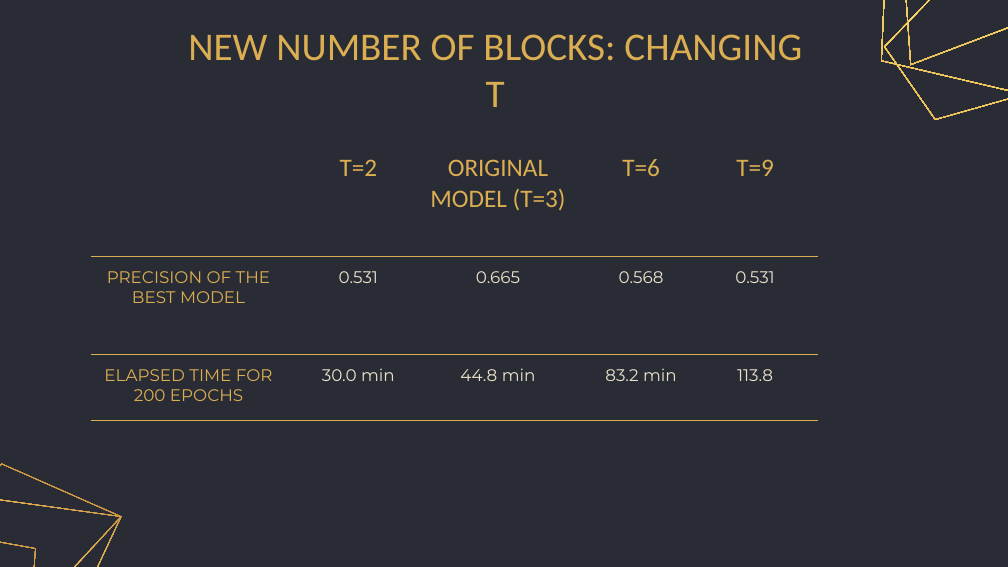
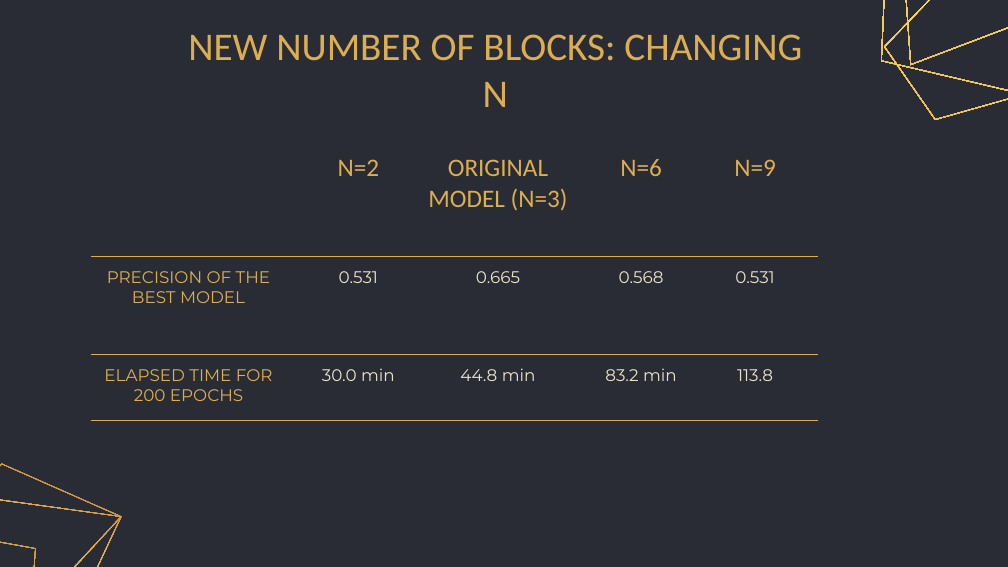
Before and after one commit to gretagrassmann/Machine-Learning-Exam, a slide deck: slide 29 of ML_presentation.pptx. Drawn at 1008x567 pixels with LibreOffice and Linux fonts; fonts in the diff are those of the drawing. Boxes give left, top, right and bottom in pixels: in the first picture for what was removed or moved away, otherwise in the second. Text is boxed around its words. In the diff, an @@ line names an element or a change of style, - is before the commit and + after.

```diff
--- a/ML_presentation.pptx
+++ b/ML_presentation.pptx
@@ title at (x1=188, y1=34, x2=802, y2=107): text changed @@
-NEW NUMBER OF BLOCKS: CHANGING T
+NEW NUMBER OF BLOCKS: CHANGING N
@@ table at (x1=91, y1=143, x2=817, y2=462) @@
-row 1:  |  | T=2 | ORIGINAL MODEL (T=3) | T=6 | T=9
+row 1:  |  | N=2 | ORIGINAL MODEL (N=3) | N=6 | N=9
```
Also in this commit, not shown: 10 other slides changed.
